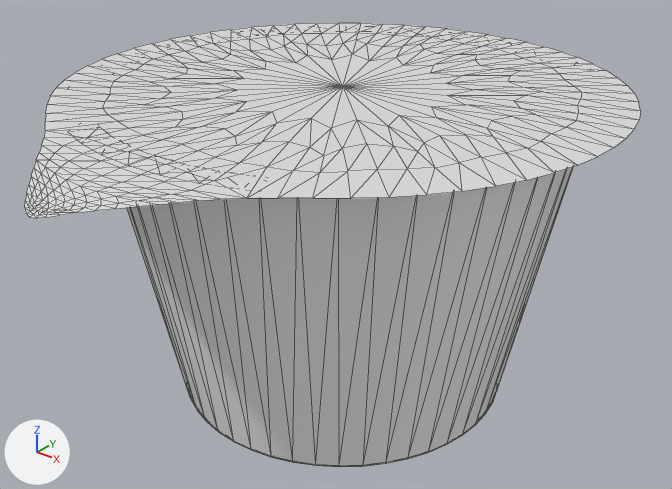
An edit to the glTF model public/models/1298.glb, drawn before and after from the same camera.
Rendered twice from a camera (50 mm lens) standing at (67.3, -85.2, 51.3) and looking at (1.5, -3.0, 0.3). Lighting does not change. The marker at lower left points along +X, +Y and +Z. The first picture is the older version. Mesh edges are drawn as thin lines. Where no turn or scale is listed for an object, it has been applied to the vertices.

The first picture shows '瓶身', '贴图'.
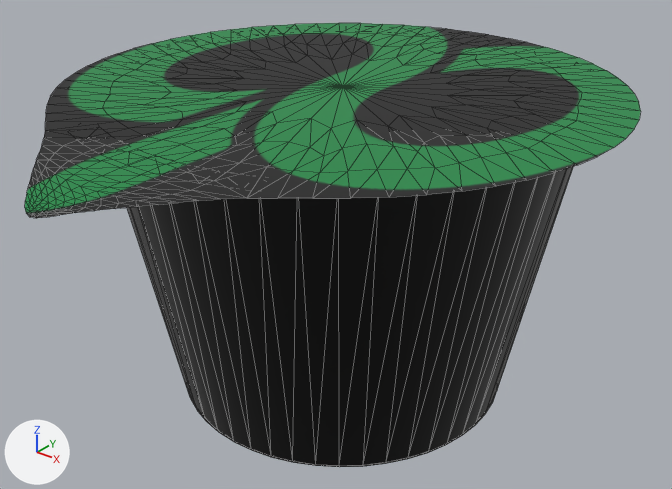
What differs and where, as boxes (x1, y1, x2, y2) in the pictures (672 x 489 px):
```json
{"object": "瓶身", "change": "surface changed", "before": [127, 167, 573, 467], "after": [127, 167, 573, 467], "on screen": "white to black"}
{"object": "贴图", "change": "surface changed", "before": [25, 23, 641, 218], "after": [25, 23, 641, 218], "on screen": "darker"}
```

Edits to the scene script, one JSON object a line:
```json
{"op": "add", "block": "img_ap_watermark", "code": ["img_ap_watermark = load_image('AP_Watermark', '_unpacked/AP_Watermark', 300, 222, 'sRGB')"]}
{"op": "remove", "block": "mat_material__25", "code": "mat_material__25.base_color = (0.751, 0.751, 0.751)  # light grey #e1e1e1"}
{"op": "add", "block": "mat_material__25", "code": "mat_material__25.texture = img_ap_watermark"}
{"op": "remove", "block": "mat_material__26", "code": "mat_material__26.base_color = (1.0, 1.0, 1.0)  # white #ffffff"}
{"op": "add", "block": "mat_material__26", "code": "mat_material__26.texture = img_ap_watermark"}
```
